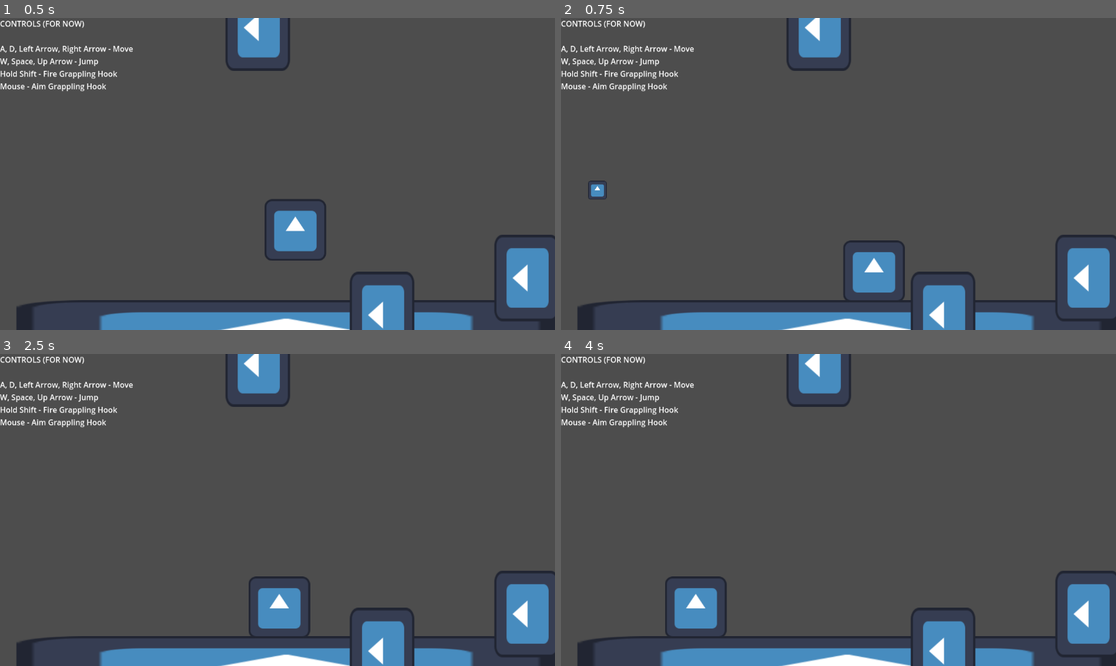
Above: before the commit, frames 1-4 (two rows, left to right).
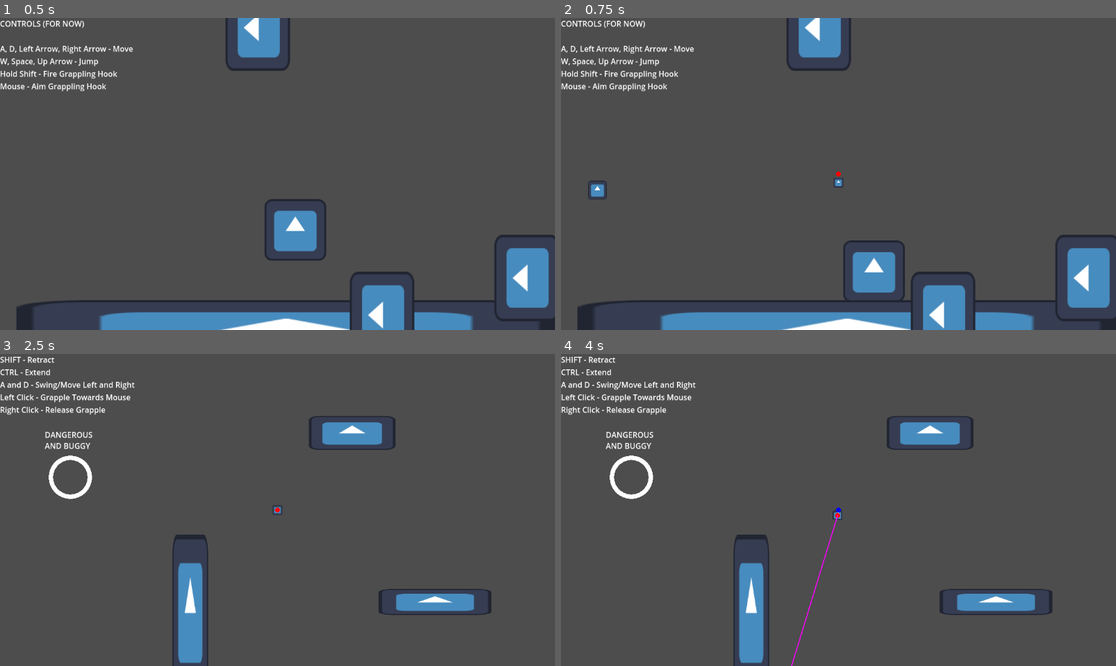
Above: after the commit, the same moments.

Repository: matthewchen146/cmpm-172-grappling-platformer
Game: Godot game, scene res://misc/test_scene.tscn
Same seed, same stepped clock (60 frames per second), same inputs: the game is played once before the commit and once after it. This scene is started directly instead of the project's main scene. The engine's default icon, where the game draws it, is replaced by a stand-in: a white triangle on a blue panel in a dark square.
Inputs (mouse positions are in pixels of both pictures, inside the frame that each line leads up to):
- Up to frame 1 (0.5 s): no input
- Up to frame 2 (0.75 s): move the mouse to (810, 236) at 0.52 s; hold Right (move_right) from 0.53 s (still down); hold Shift (fire_grapple) from 0.53 s (still down); click (810, 236) at 0.67 s
- Up to frame 3 (2.5 s): tap Space (jump) at 0.77, 1.52 s; tap Ctrl at 0.8, 1.35 s; move the mouse to (444, 556) at 1.27 s; release Shift (fire_grapple) at 1.28 s; click (444, 556) at 1.42 s; tap R at 1.55 s; move the mouse to (111, 463) at 2.02 s; release Right (move_right) at 2.03 s; hold Left (move_left) from 2.03 s (still down); hold R from 2.03 s (still down); click (111, 463) at 2.17 s; tap Shift (fire_grapple) at 2.3 s
- Up to frame 4 (4 s): keep holding Left (move_left); move the mouse to (866, 510) at 2.77 s; release R at 2.78 s; tap Shift (fire_grapple) at 2.85 s; click (866, 510) at 2.92 s; tap Space (jump) at 3.02, 3.77 s; tap Ctrl at 3.05 s; move the mouse to (755, 432) at 3.52 s; hold Ctrl from 3.53 s (still down); click (755, 432) at 3.67 s; tap R at 3.8 s

Frame 1 is identical in both runs. In frame 2, less than 0.1% of the frame differs, in the area x 49-51%, y 49-55%; in frame 3, 15%; in frame 4, 15%, in the area x 0-100%, y 0-100%.

Commit message:
trying to integrate rope into level

Diff:
--- a/misc/rope_test.tscn
+++ b/misc/rope_test.tscn
@@ -1,15 +1,8 @@
-[gd_scene load_steps=9 format=3 uid="uid://bbf3d5xhdldrw"]
+[gd_scene load_steps=6 format=3 uid="uid://bbf3d5xhdldrw"]
 
-[ext_resource type="Script" path="res://misc/rope.gd" id="1_frnjq"]
-[ext_resource type="Texture2D" uid="uid://r4pvpqt1jh30" path="res://misc/icon.svg" id="2_5dwcc"]
+[ext_resource type="PackedScene" uid="uid://mbalwexuflje" path="res://scenes/player/rope.tscn" id="1_ylh6e"]
 [ext_resource type="PackedScene" uid="uid://bbs1mlevvu5dv" path="res://misc/test_block.tscn" id="3_ksvsa"]
 [ext_resource type="Texture2D" uid="uid://ck0nuipvrrto0" path="res://misc/circleSprite.png" id="4_vn3l6"]
-
-[sub_resource type="PhysicsMaterial" id="PhysicsMaterial_wkbmd"]
-bounce = 0.5
-absorbent = true
-
-[sub_resource type="RectangleShape2D" id="RectangleShape2D_mbgjy"]
 
 [sub_resource type="GDScript" id="GDScript_vcxem"]
 resource_name = "leftrightmovement"
@@ -42,25 +35,7 @@
 
 [node name="Camera2D" type="Camera2D" parent="."]
 
-[node name="Rope" type="Node2D" parent="."]
-
-[node name="Player" type="RigidBody2D" parent="."]
-position = Vector2(-37, -26)
-physics_material_override = SubResource("PhysicsMaterial_wkbmd")
-linear_damp = 0.1
-script = ExtResource("1_frnjq")
-max_length = 500.0
-grapple_reach = 500.0
-metadata/_edit_group_ = true
-
-[node name="CollisionShape2D" type="CollisionShape2D" parent="Player"]
-shape = SubResource("RectangleShape2D_mbgjy")
-debug_color = Color(0, 0.627451, 0.0784314, 0.419608)
-
-[node name="Sprite2D" type="Sprite2D" parent="Player"]
-position = Vector2(-3.57628e-07, -1.60933e-06)
-scale = Vector2(0.15625, 0.15625)
-texture = ExtResource("2_5dwcc")
+[node name="Rope" parent="." instance=ExtResource("1_ylh6e")]
 
 [node name="PinJoint2D" type="PinJoint2D" parent="."]
 
--- a/scenes/player/grappling_hook.gd
+++ b/scenes/player/grappling_hook.gd
@@ -14,7 +14,11 @@
 
 var speed : float = 50
 
+var last_position : Vector2 = Vector2()
+
 var ignored_bodies := {}
+
+@onready var rope := $Node/Rope
 
 func fire(start_pos : Vector2, direction : Vector2):
 	if state == State.READY:
@@ -31,7 +35,46 @@
 		_:
 			pass
 
+	last_position = position
+
 func _on_body_entered(body):
 	if not ignored_bodies.has(body):
 		state = State.ATTACHED
+
+		var space_state = get_world_2d().direct_space_state
+
+		var shape_rid = PhysicsServer2D.circle_shape_create()
+		var radius = 20
+		PhysicsServer2D.shape_set_data(shape_rid, radius)
+
+		var params = PhysicsShapeQueryParameters2D.new()
+		params.shape_rid = shape_rid
+		for ignored_body in ignored_bodies.keys():
+			params.exclude.append(ignored_body.get_rid())
+		var t : float = 0
+		var diff := position - last_position
+		var k := diff.length() * .5
+		var dxn := diff.normalized()
+		params.transform.origin = last_position + dxn * k
+
+		for i in 30:
+			var half = k * .5
+			print(half)
+			var result = space_state.collide_shape(params, 1)
+			if result.is_empty():
+				# no collision
+				k += half
+				params.transform.origin = last_position + dxn * k
+			else:
+				# collision
+				k -= half
+				params.transform.origin = last_position + dxn * k
+			if half < .1:
+				break
+
+		PhysicsServer2D.free_rid(shape_rid)
+
+		rope.anchor_position = last_position + dxn * k
+		rope.active = true
+
 		attached.emit(body)
--- a/scenes/player/grappling_hook.tscn
+++ b/scenes/player/grappling_hook.tscn
@@ -1,7 +1,8 @@
-[gd_scene load_steps=4 format=3 uid="uid://fgmr178lho85"]
+[gd_scene load_steps=5 format=3 uid="uid://fgmr178lho85"]
 
 [ext_resource type="Script" path="res://scenes/player/grappling_hook.gd" id="1_2x4e6"]
 [ext_resource type="Texture2D" uid="uid://r4pvpqt1jh30" path="res://misc/icon.svg" id="1_b7gh3"]
+[ext_resource type="PackedScene" uid="uid://mbalwexuflje" path="res://scenes/player/rope.tscn" id="3_1am02"]
 
 [sub_resource type="CircleShape2D" id="CircleShape2D_p7lun"]
 radius = 20.0
@@ -16,4 +17,11 @@
 [node name="CollisionShape2D" type="CollisionShape2D" parent="."]
 shape = SubResource("CircleShape2D_p7lun")
 
+[node name="Node" type="Node" parent="."]
+
+[node name="Rope" parent="Node" instance=ExtResource("3_1am02")]
+collision_layer = 2
+collision_mask = 3
+active = false
+
 [connection signal="body_entered" from="." to="." method="_on_body_entered"]
--- a/scenes/player/player.gd
+++ b/scenes/player/player.gd
@@ -43,6 +43,8 @@
 			hook.attached.connect(
 				func(body : PhysicsBody2D):
 					is_grappled = true
+					hook.rope.position = position
+					hook.rope.set_length((position - hook.position).length())
 			)
 
 			hook.fire(position, direction)
--- a/misc/rope.gd
+++ b/scenes/player/rope.gd
@@ -1,13 +1,16 @@
 extends RigidBody2D
 
-@export var max_length : float = 200
+var _length : float = 200
+@export var max_length : float = 500
+
 @export var grapple_reach: float = 200
 @export var move_speed: float = 250
 
 @export var anchor_position : Vector2 = Vector2()
-var anchorNode: Node2D = Node2D.new()
 
 @export var max_tension_force : float = 50000
+
+@export var active : bool = true
 
 var _debug_tangent : Vector2 = Vector2()
 var _debug_tension : Vector2 = Vector2()
@@ -22,6 +25,7 @@
 
 class Corner extends RefCounted:
 	var position : Vector2 = Vector2()
+	var prev_position : Vector2 = Vector2()
 	var length : float = 0
 	func _init(_position, _length):
 		position = _position
@@ -30,7 +34,6 @@
 var corners = []
 
 func _ready():
-	anchorNode.position = Vector2() # Peyton edit
 	var canvas_layer = CanvasLayer.new()
 	canvas_layer.add_child(_debug_control)
 	add_child.call_deferred(canvas_layer)
@@ -66,36 +69,64 @@
 var grappling = true
 var pressed_mouse = false
 
+func change_length(amount : float) -> void:
+	var current_corner = corners[corners.size() - 1]
+	current_corner.length += amount
+
+func set_length(length : float) -> void:
+	length = min(length, max_length)
+	if length == _length:
+		return
+	if length > _length:
+		var current_corner = corners[corners.size() - 1]
+		current_corner.length += length - _length
+	else: # length < _length
+		var change := _length - length
+		var i = corners.size() - 1
+		while i >= 1 and corners[i].length < change:
+			change -= corners[i].length
+			corners.pop_back()
+			i -= 1
+		var current_corner = corners[i]
+		current_corner.length -= change
+	_length = length
+
+func get_length() -> float:
+	return _length
+
 func _physics_process(delta):
 
+	if not active:
+		return
+
 	#Peyton's Edits:
 
 	var space_state = get_world_2d().direct_space_state
 
-	if Input.is_mouse_button_pressed(MOUSE_BUTTON_LEFT):
-		if !pressed_mouse:
-			print_debug("Shot The Grapple")
-			pressed_mouse = true
-			var camera : Camera2D = get_viewport().get_camera_2d()
-			var mouse_world_pos : Vector2 = camera.get_global_mouse_position()
-			var direction = mouse_world_pos - position
-			var anchorobject := space_state.intersect_ray(PhysicsRayQueryParameters2D.create(position, position + direction.normalized() * grapple_reach, 0xFFFFFFFF, [self]))
-			if anchorobject.has("collider"):
-				print_debug("Grapple Landed")
-				grappling = true
-				#anchorobject.collider.add_child(anchorNode) #  this doesn't work but it would be nice to solve
-				anchorNode.position = anchorobject.position
-				max_length = (anchorobject.position - position).length()
-				corners.clear()
-				corners.append(Corner.new(anchorNode.position, max_length))
-	else:
-		pressed_mouse = false
-	if Input.is_mouse_button_pressed(MOUSE_BUTTON_RIGHT):
-		grappling = false
-
-	if !grappling:
-		return
-	anchor_position = anchorNode.position
+#	if Input.is_mouse_button_pressed(MOUSE_BUTTON_LEFT):
+#		if !pressed_mouse:
+#			print_debug("Shot The Grapple")
+#			pressed_mouse = true
+#			var camera : Camera2D = get_viewport().get_camera_2d()
+#			var mouse_world_pos : Vector2 = camera.get_global_mouse_position()
+#			var direction = mouse_world_pos - position
+#			var anchorobject := space_state.intersect_ray(PhysicsRayQueryParameters2D.create(position, position + direction.normalized() * grapple_reach, 0xFFFFFFFF, [self]))
+#			if anchorobject.has("collider"):
+#				print_debug("Grapple Landed")
+#				grappling = true
+#				#anchorobject.collider.add_child(anchorNode) #  this doesn't work but it would be nice to solve
+#				anchorNode.position = anchorobject.position
+#				max_length = (anchorobject.position - position).length()
+#				corners.clear()
+#				corners.append(Corner.new(anchorNode.position, max_length))
+#	else:
+#		pressed_mouse = false
+#	if Input.is_mouse_button_pressed(MOUSE_BUTTON_RIGHT):
+#		grappling = false
+#
+#	if !grappling:
+#		return
+#	anchor_position = anchorNode.position
 
 	corners[0].position = anchor_position
 
@@ -147,16 +178,6 @@
 		else:
 			# check if current corner and prev corner can see next corner
 			if corners.size() > 1 and not next_corner_is_hanger:
-
-#				var prev_corner = corners[i - 1]
-#				var test_prev := space_state.intersect_ray(PhysicsRayQueryParameters2D.create(prev_corner.position, next_corner_position, 0xFFFFFFFF, [self]))
-#				if not test_prev.has("collider"):
-##					print("can remove ", i)
-##					print("removibing ", i)
-#					prev_corner.length += current_corner.length
-#					corners.remove_at(i)
-#					i -= 1
-#					pass
 				var next_next_corner = corners[i + 2] if i + 2 < corners.size() else null
 				var next_next_corner_pos = next_next_corner.position if next_next_corner != null else position
 				var test := space_state.intersect_ray(PhysicsRayQueryParameters2D.create(current_corner.position, next_next_corner_pos, 0xFFFFFFFF, [self]))
@@ -167,6 +188,10 @@
 #		current_corner = next_corner
 		i += 1
 
+	# update prev position of each corner (last frame's position)
+	for corner in corners:
+		corner.prev_position = corner.position
+
 	var current_corner = corners[corners.size() - 1]
 	var current_anchor_position : Vector2 = current_corner.position
 
@@ -209,12 +234,12 @@
 		move_and_collide(-diff.normalized() * (length - current_max_length))
 		apply_impulse(-diff.normalized() * (length - current_max_length) * 100)
 
-	if Input.is_key_pressed(KEY_SHIFT):
-		current_corner.length -= 200 * delta
-		if current_corner.length < 30 and (corners.size() - 1) == 0: # make it so you can't go below 30 on anchor
-			current_corner.length = 30
-	if Input.is_key_pressed(KEY_CTRL):
-		current_corner.length += 200 * delta
+#	if Input.is_key_pressed(KEY_SHIFT):
+#		current_corner.length -= 200 * delta
+#		if current_corner.length < 30 and (corners.size() - 1) == 0: # make it so you can't go below 30 on anchor
+#			current_corner.length = 30
+#	if Input.is_key_pressed(KEY_CTRL):
+#		current_corner.length += 200 * delta
 
 	if Input.is_key_pressed(KEY_J):
 		anchor_position += Vector2.LEFT * 100 * delta
@@ -231,9 +256,9 @@
 	_debug_control.queue_redraw()
 
 func _process(delta):
-	var movement:= Vector2()
-	movement.x = int(Input.is_action_pressed("move_right")) - int(Input.is_action_pressed("move_left"))
-	apply_force(movement * move_speed)
+#	var movement:= Vector2()
+#	movement.x = int(Input.is_action_pressed("move_right")) - int(Input.is_action_pressed("move_left"))
+#	apply_force(movement * move_speed)
 
 	if Input.is_key_pressed(KEY_R):
 		get_tree().change_scene_to_file("res://misc/rope_test.tscn")
--- /dev/null
+++ b/scenes/player/rope.tscn
@@ -0,0 +1,26 @@
+[gd_scene load_steps=5 format=3 uid="uid://mbalwexuflje"]
+
+[ext_resource type="Script" path="res://scenes/player/rope.gd" id="1_tloef"]
+[ext_resource type="Texture2D" uid="uid://r4pvpqt1jh30" path="res://misc/icon.svg" id="2_kjvd8"]
+
+[sub_resource type="PhysicsMaterial" id="PhysicsMaterial_wkbmd"]
+bounce = 0.5
+absorbent = true
+
+[sub_resource type="RectangleShape2D" id="RectangleShape2D_mbgjy"]
+
+[node name="Rope" type="RigidBody2D"]
+physics_material_override = SubResource("PhysicsMaterial_wkbmd")
+linear_damp = 0.1
+script = ExtResource("1_tloef")
+grapple_reach = 500.0
+metadata/_edit_group_ = true
+
+[node name="CollisionShape2D" type="CollisionShape2D" parent="."]
+shape = SubResource("RectangleShape2D_mbgjy")
+debug_color = Color(0, 0.627451, 0.0784314, 0.419608)
+
+[node name="Sprite2D" type="Sprite2D" parent="."]
+position = Vector2(-3.57628e-07, -1.60933e-06)
+scale = Vector2(0.15625, 0.15625)
+texture = ExtResource("2_kjvd8")
